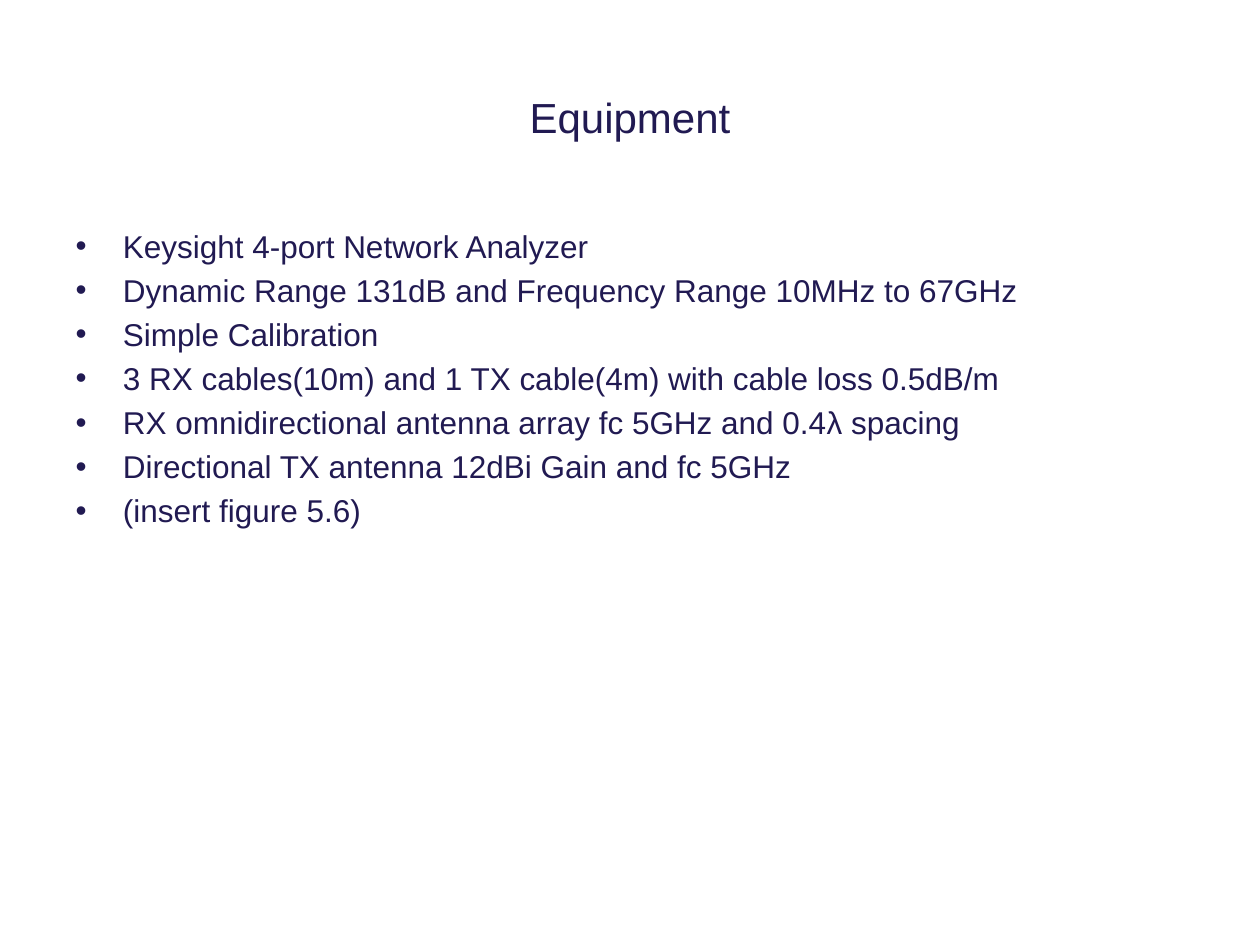
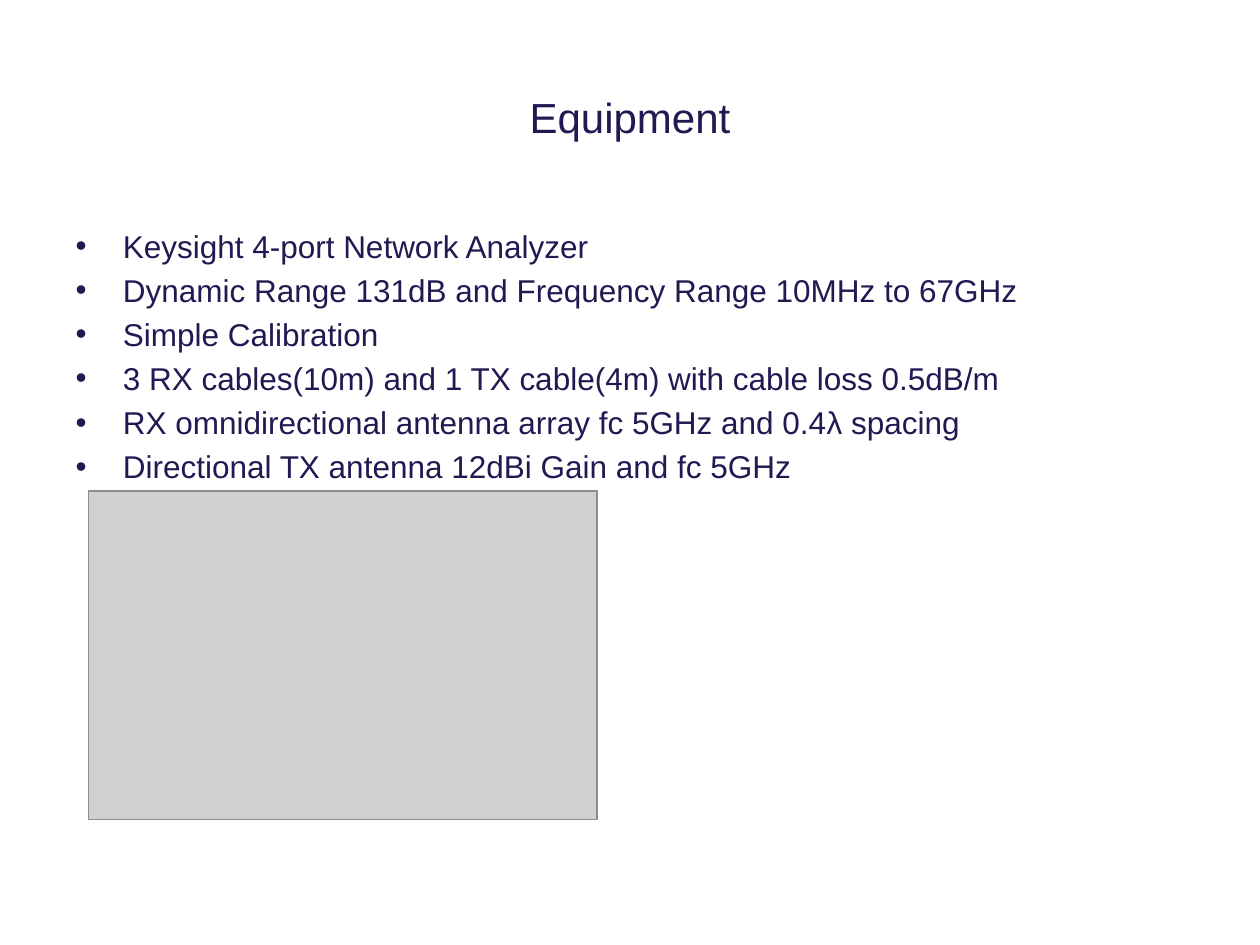
Before and after one commit to tkjj13/P8, a slide deck: slide 16 of ppt/premature ppt.pptx. Drawn at 1260x945 pixels with LibreOffice and Linux fonts; fonts in the diff are those of the drawing; grey boxes stand for pictures; background and template pictures are left out. Boxes give left, top, right and bottom in pixels: in the first picture for what was removed or moved away, otherwise in the second. Text is boxed around its words. In the diff, an @@ line names an element or a change of style, - is before the commit and + after.

Commit message:
lpp

```diff
--- a/ppt/premature ppt.pptx
+++ b/ppt/premature ppt.pptx
@@ picture added at (x1=88, y1=491, x2=596, y2=820) @@
@@ text at (x1=123, y1=499, x2=361, y2=528): paragraph removed @@
-• (insert figure 5.6)
```
Also in this commit, not shown: 2 other slides changed.
